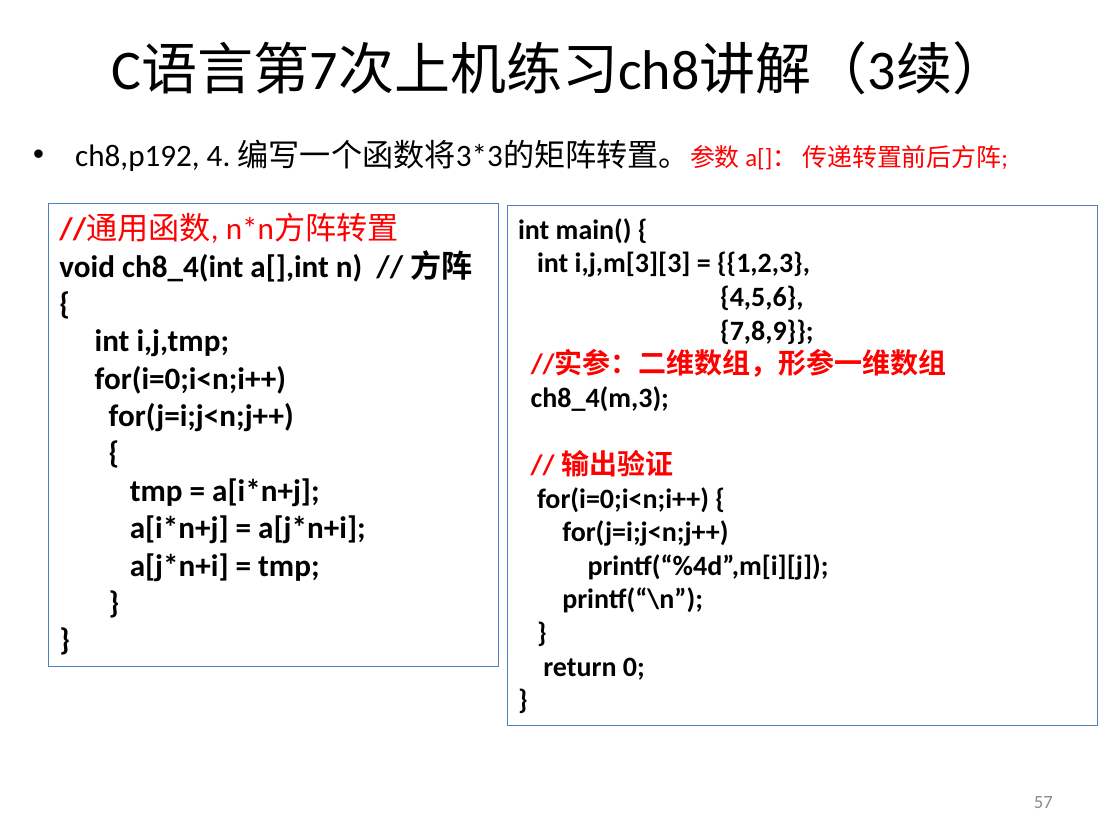
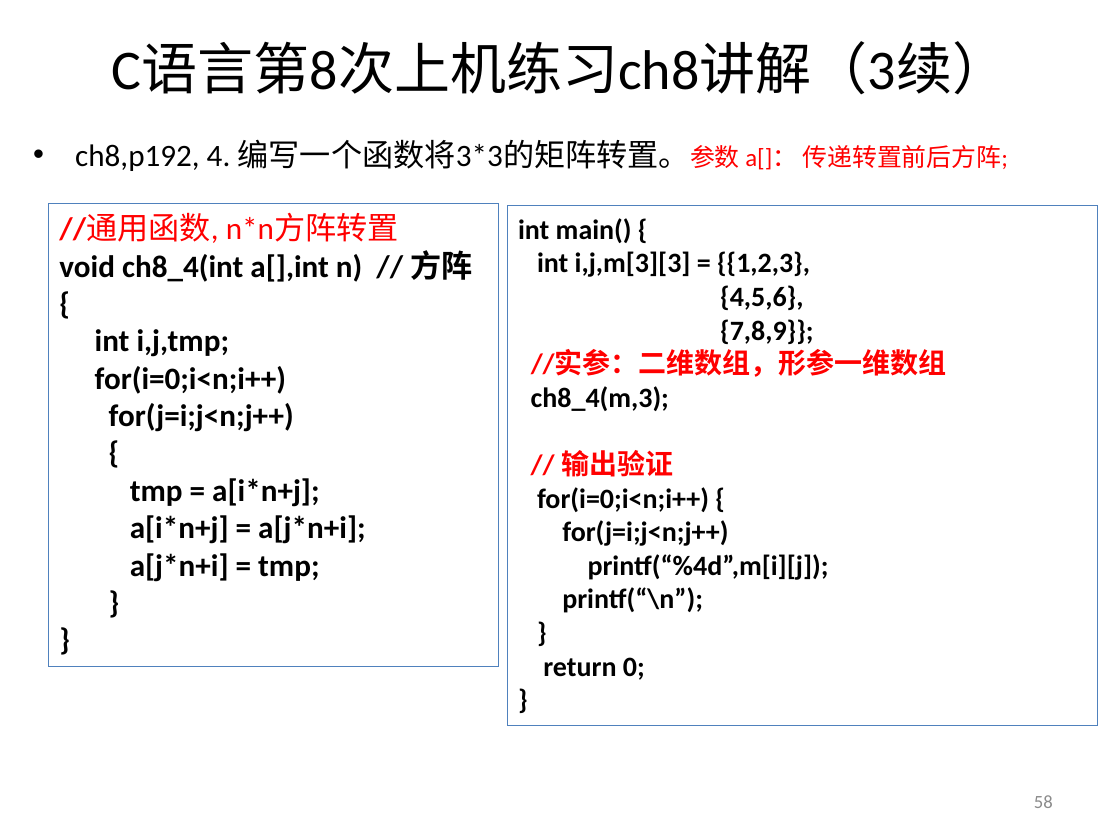
Before and after one commit to jtrfid/C-Repositories, a slide deck: slide 58 of 2016/上机安排.pptx (slide 57 before the commit). Drawn at 1120x840 pixels with LibreOffice and Linux fonts; fonts in the diff are those of the drawing. Boxes give left, top, right and bottom in pixels: in the first picture for what was removed or moved away, otherwise in the second. Text is boxed around its words. In the diff, an @@ line names an element or a change of style, - is before the commit and + after.

```diff
--- a/2016/上机安排.pptx
+++ b/2016/上机安排.pptx
@@ title at [112, 42, 1008, 94]: text changed @@
-C语言第7次上机练习ch8讲解（3续）
+C语言第8次上机练习ch8讲解（3续）
@@ page number at [1034, 795, 1053, 808]: text changed @@
-57
+58
```
Also in this commit, not shown: 5 other slides changed, 1 slide added, 2 other files.
